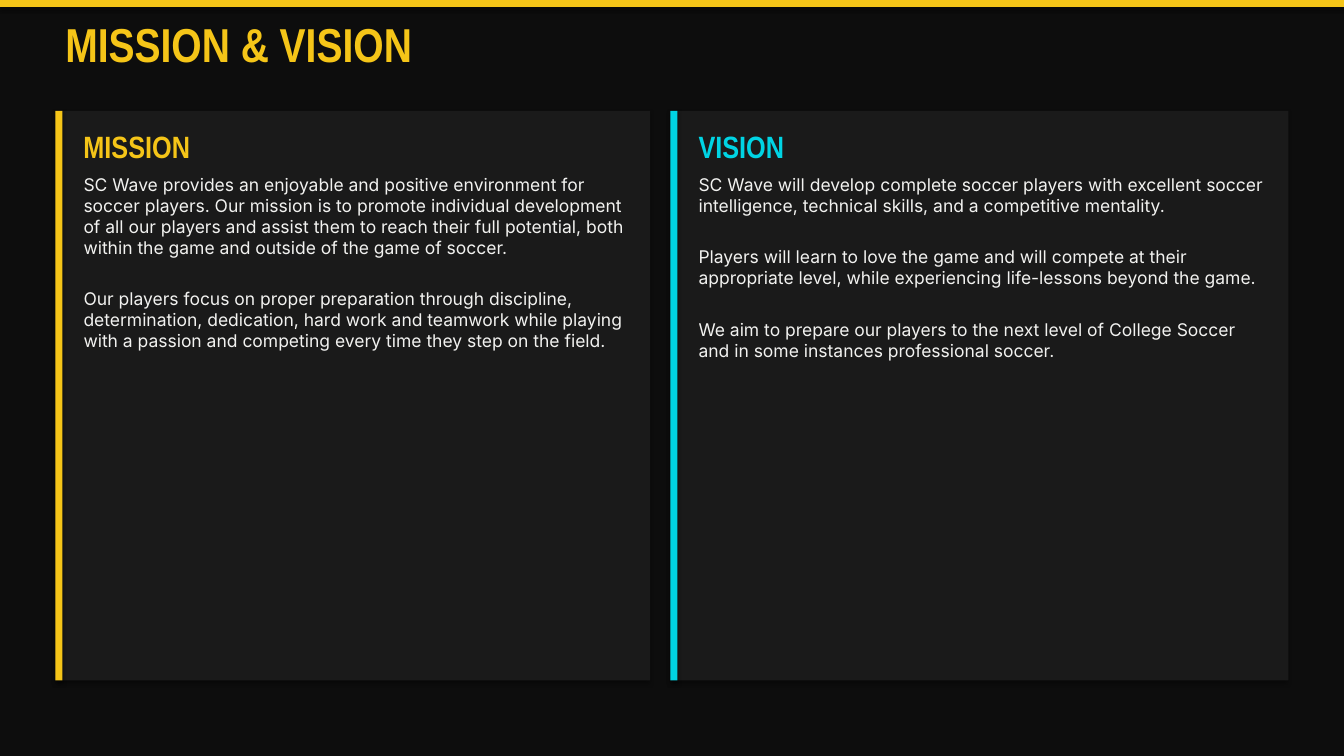
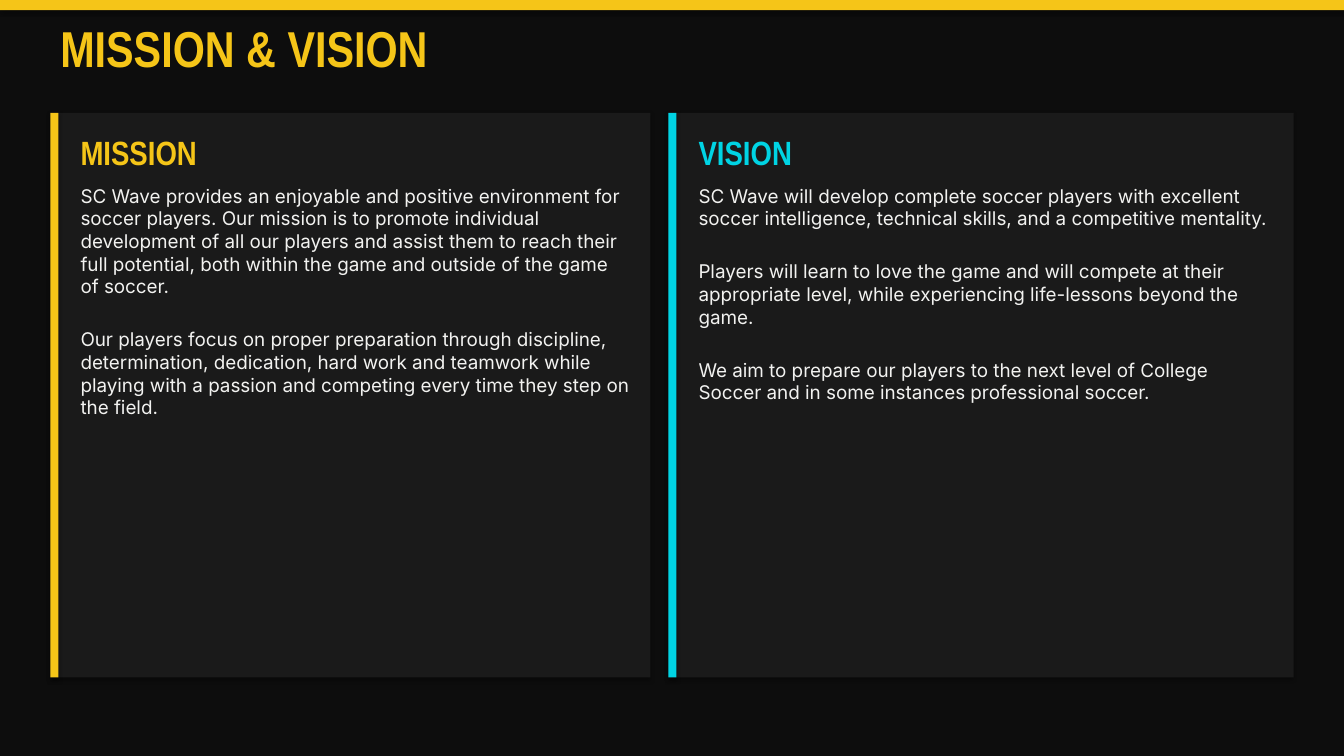
Before and after one commit to dmartini7/scwave-hub, a slide deck: slide 2 of docs/SC_Wave_Game_Model.pptx. Drawn at 1344x756 pixels with LibreOffice and Linux fonts; fonts in the diff are those of the drawing. Boxes give left, top, right and bottom in pixels: in the first picture for what was removed or moved away, otherwise in the second. Text is boxed around its words. In the diff, an @@ line names an element or a change of style, - is before the commit and + after.

```diff
--- a/docs/SC_Wave_Game_Model.pptx
+++ b/docs/SC_Wave_Game_Model.pptx
@@ text "MISSION & VISION" at <box>60,32,428,68</box>: size 34 to 36 pt @@
@@ rectangle: place and size @@
-rectangle at <box>55,111,650,681</box>
+rectangle at <box>50,113,650,678</box>
@@ rectangle: place and size @@
-rectangle at <box>55,111,63,681</box>
+rectangle at <box>50,113,58,678</box>
@@ rectangle: place and size @@
-rectangle at <box>670,111,1289,681</box>
+rectangle at <box>668,113,1294,678</box>
@@ text "MISSION" at <box>81,141,197,166</box>: size 22 to 24 pt @@
@@ text "VISION" at <box>699,141,792,166</box>: size 22 to 24 pt @@
@@ text "SC Wave provides an enjoyable ...": place and size @@
-text "SC Wave provides an enjoyable ..." at <box>84,177,623,351</box>
+text "SC Wave provides an enjoyable ..." at <box>81,188,629,414</box>
@@ text "SC Wave provides an enjoyable ..." at <box>81,188,629,414</box>: size 12.5 to 13.5 pt @@
@@ text "SC Wave will develop complete ..." at <box>699,189,1266,403</box>: size 12.5 to 13.5 pt @@
@@ text "SC Wave will develop complete ...": place and size @@
-text "SC Wave will develop complete ..." at <box>699,178,1262,361</box>
+text "SC Wave will develop complete ..." at <box>699,189,1266,403</box>
```
Also in this commit, not shown: 19 other slides changed, 1 slide added, 2 other files.
